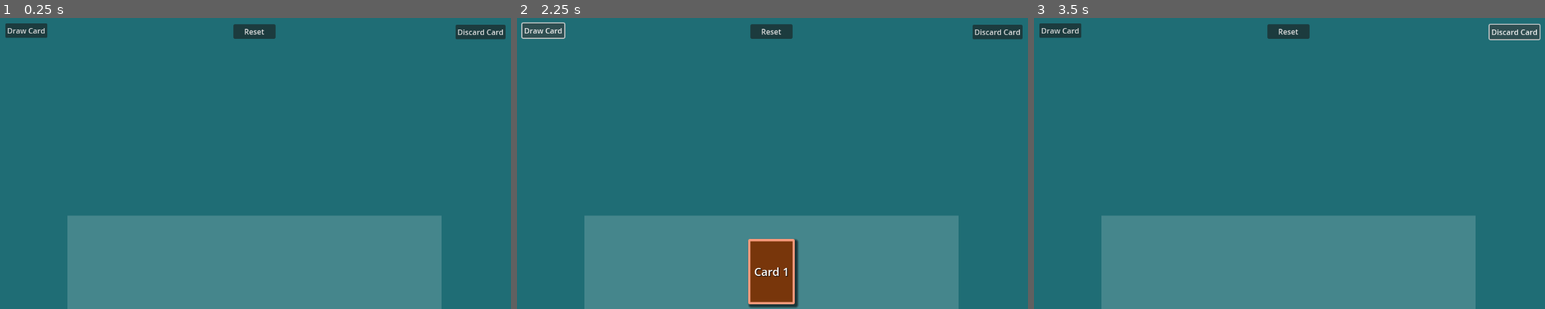
Above: before the commit, frames 1-3 (left to right).
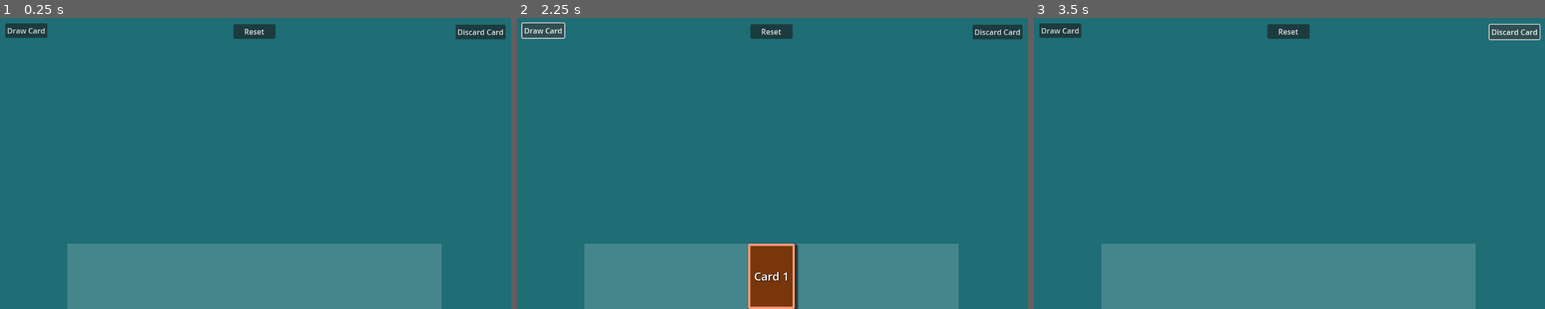
Above: after the commit, the same moments.

Repository: guladam/godot_2d_card_fanning
Game: Godot game, scene res://game.tscn
Two runs of this game, one before a commit and one after it. Both use one fixed random seed, a clock stepped at 60 frames per second and the inputs below.
Inputs:
- Up to frame 1 (0.25 s): no input
- Up to frame 2 (2.25 s): click "Draw Card" at 0.5 s; click "Discard Card" at 1.25 s; click "Draw Card" at 2 s
- Up to frame 3 (3.5 s): click "Discard Card" at 2.75 s

The runs differ from the first frame. In frame 1, 6.9% of the frame differs, in the area x 13-87%, y 68-78%; in frame 2, 7.4%, in the area x 13-87%, y 68-100%; in frame 3, 6.9%.

Commit message:
finalized

Diff:
--- a/card.gd
+++ b/card.gd
@@ -1,4 +1,7 @@
+class_name Card
 extends Panel
+
+const SIZE := Vector2(100, 140)
 
 @export var text: String
 @onready var label: Label = $Label
--- a/game.tscn
+++ b/game.tscn
@@ -25,7 +25,7 @@
 
 [node name="Hand" type="ColorRect" parent="."]
 unique_name_in_owner = true
-custom_minimum_size = Vector2(800, 200)
+custom_minimum_size = Vector2(800, 75)
 layout_mode = 1
 anchors_preset = 7
 anchor_left = 0.5
@@ -33,7 +33,7 @@
 anchor_right = 0.5
 anchor_bottom = 1.0
 offset_left = -400.0
-offset_top = -200.0
+offset_top = -140.0
 offset_right = 400.0
 grow_horizontal = 2
 grow_vertical = 0
@@ -41,6 +41,10 @@
 script = ExtResource("2_drdp6")
 hand_curve = ExtResource("3_jwe8m")
 rotation_curve = ExtResource("4_lbysu")
+max_rotation_degrees = 5
+x_sep = -10
+y_min = 0
+y_max = -15
 
 [node name="DrawCardButton" type="Button" parent="."]
 unique_name_in_owner = true
--- a/hand.gd
+++ b/hand.gd
@@ -7,7 +7,6 @@
 @export var rotation_curve: Curve
 
 @export var max_rotation_degrees := 10
-@export var x_size := 100
 @export var x_sep := 20
 @export var y_min := 50
 @export var y_max := -50
@@ -32,28 +31,26 @@
 
 func _update_cards() -> void:
 	var cards := get_child_count()
-	var all_cards_size := x_size * cards + (x_sep * (cards - 1))
+	var all_cards_size := Card.SIZE.x * cards + x_sep * (cards - 1)
 	var final_x_sep = x_sep
 
 	if all_cards_size > size.x:
-		final_x_sep = (size.x - x_size * cards) / (cards - 1)
-		all_cards_size = x_size * cards + (final_x_sep * (cards - 1))
-		printt(size.x, x_size * cards, final_x_sep, all_cards_size)
+		final_x_sep = (size.x - Card.SIZE.x * cards) / (cards - 1)
+		all_cards_size = Card.SIZE.x * cards + (final_x_sep * (cards - 1))
 
 	var offset := (size.x - all_cards_size) / 2
-	printt("all cards size:", all_cards_size, "offset:", offset)
 
 	for i in cards:
 		var card := get_child(i)
 		var y_multiplier := hand_curve.sample((1.0 / (cards-1)) * i)
 		var rot_multiplier := rotation_curve.sample((1.0 / (cards-1)) * i)
 
-		if i == cards - 1:
-			y_multiplier = hand_curve.sample(1.0)
-			rot_multiplier = rotation_curve.sample(1.0)
-
-		if i == 0 and cards == 1:
+		if cards == 1:
+			y_multiplier = 0.0
 			rot_multiplier = 0.0
 
-		card.position = Vector2(offset + x_size * i + final_x_sep * i, y_min + y_max * y_multiplier)
+		var final_x: float = offset + Card.SIZE.x * i + final_x_sep * i
+		var final_y: float = y_min + y_max * y_multiplier
+
+		card.position = Vector2(final_x, final_y)
 		card.rotation_degrees = max_rotation_degrees * rot_multiplier
--- a/hand_rotation_curve.tres
+++ b/hand_rotation_curve.tres
@@ -2,5 +2,5 @@
 
 [resource]
 min_value = -1.0
-_data = [Vector2(0, -1), 0.0, 0.0, 0, 0, Vector2(0.5, 0), 0.0, 0.0, 0, 0, Vector2(1, 1), 0.0, 0.0, 0, 0]
+_data = [Vector2(0, -1), 0.0, 2.19231, 0, 0, Vector2(0.5, 0), 0.0, 0.0, 0, 0, Vector2(1, 1), 2.41154, 0.0, 0, 0]
 point_count = 3
--- a/hand_y_curve.tres
+++ b/hand_y_curve.tres
@@ -2,5 +2,5 @@
 
 [resource]
 bake_resolution = 101
-_data = [Vector2(0, 0), 0.0, 0.0, 0, 0, Vector2(0.2, 0.5), 3.0, 3.04615, 0, 0, Vector2(0.5, 1), 0.0, 0.0, 0, 0, Vector2(0.8, 0.5), -3.0, -3.26374, 0, 0, Vector2(1, 0), 0.0, 0.0, 0, 0]
+_data = [Vector2(0, 0), 0.0, 2.43699, 0, 0, Vector2(0.2, 0.5), 2.70134, 2.70134, 0, 0, Vector2(0.5, 1), 0.0, 0.0, 0, 0, Vector2(0.8, 0.5), -3.0, -3.26374, 0, 0, Vector2(1, 0), -2.36703, 0.0, 0, 0]
 point_count = 5
